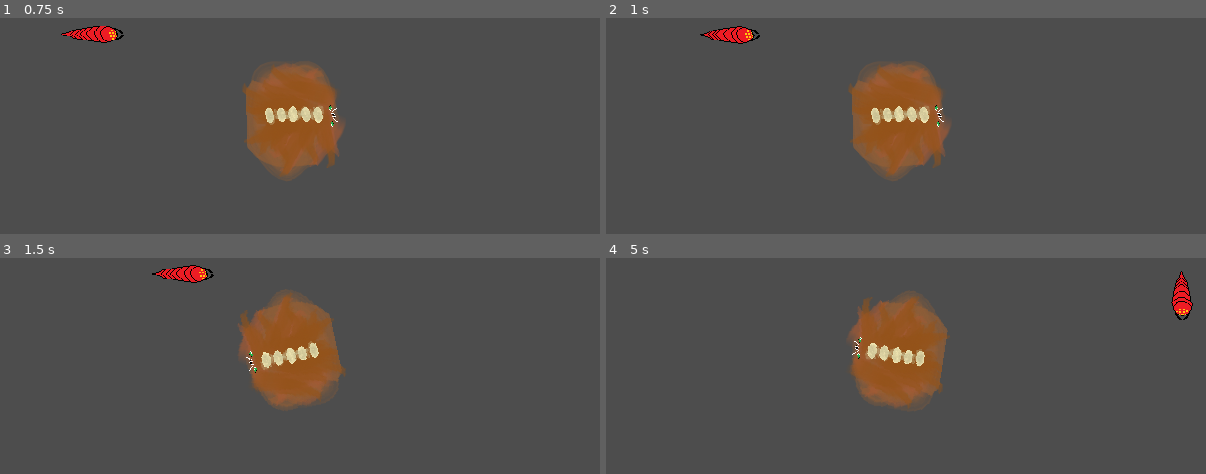
Above: before the commit, frames 1-4 (two rows, left to right).
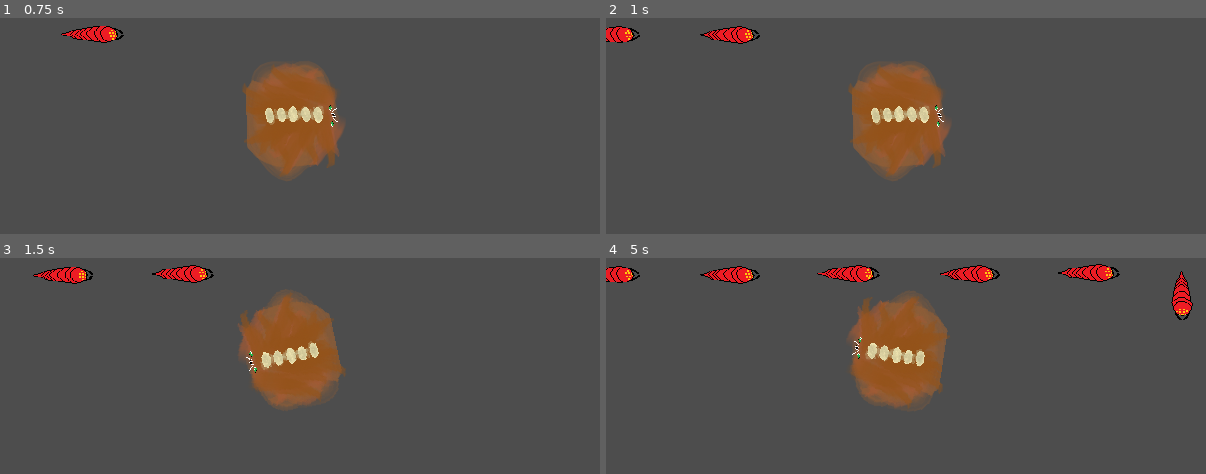
Above: after the commit, the same moments.

Repository: Moonlock/jameGam
Game: Godot game, scene res://thing_jam.tscn
Same seed, same stepped clock (60 frames per second), same inputs: the game is played once before the commit and once after it.
Inputs (mouse positions are in pixels of both pictures, inside the frame that each line leads up to):
- Up to frame 1 (0.75 s): move the mouse to (432, 113) at 0.52 s
- Up to frame 2 (1 s): no input
- Up to frame 3 (1.5 s): move the mouse to (180, 378) at 1.27 s
- Up to frame 4 (5 s): move the mouse to (966, 312) at 2.02 s; move the mouse to (876, 415) at 2.77 s; move the mouse to (1086, 402) at 3.52 s; move the mouse to (726, 329) at 4.27 s

Frame 1 is identical in both runs. In frame 2, 0.3% of the frame differs, in the area x 0-6%, y 3-12%; in frame 3, 0.5%; in frame 4, 2.4%, in the area x 0-86%, y 2-13%.

Commit message:
Multiple bugs spawning

Diff:
--- /dev/null
+++ b/thing_jam.gd
@@ -0,0 +1,12 @@
+extends Node2D
+
+var _bug_limit = 10
+var _cur_bugs = 1
+
+var bug = load("res://path.tscn")
+
+func _on_timer_timeout() -> void:
+	if(_cur_bugs < _bug_limit):
+		var bug_instance = bug.instantiate()
+		add_child(bug_instance)
+		_cur_bugs += 1
--- a/thing_jam.tscn
+++ b/thing_jam.tscn
@@ -1,11 +1,20 @@
-[gd_scene load_steps=3 format=3 uid="uid://bk1ol31gv4shw"]
+[gd_scene load_steps=4 format=3 uid="uid://bk1ol31gv4shw"]
 
+[ext_resource type="Script" uid="uid://buwvqlafeq20v" path="res://thing_jam.gd" id="1_udhia"]
 [ext_resource type="PackedScene" uid="uid://brpgntw6o4oyo" path="res://Towers/monster_tower.tscn" id="2_y3g1b"]
 [ext_resource type="PackedScene" uid="uid://dnq5xscj2u3fk" path="res://path.tscn" id="3_owrrb"]
 
 [node name="thingJam" type="Node2D"]
+script = ExtResource("1_udhia")
 
 [node name="Path2D" parent="." instance=ExtResource("3_owrrb")]
 
 [node name="MonsterTower" parent="." instance=ExtResource("2_y3g1b")]
 position = Vector2(292, 114)
+
+[node name="Timer" type="Timer" parent="."]
+autostart = true
+
+[connection signal="timeout" from="Timer" to="." method="_on_timer_timeout"]
+
+[editable path="Path2D"]
Not shown, added: thing_jam.gd.uid
